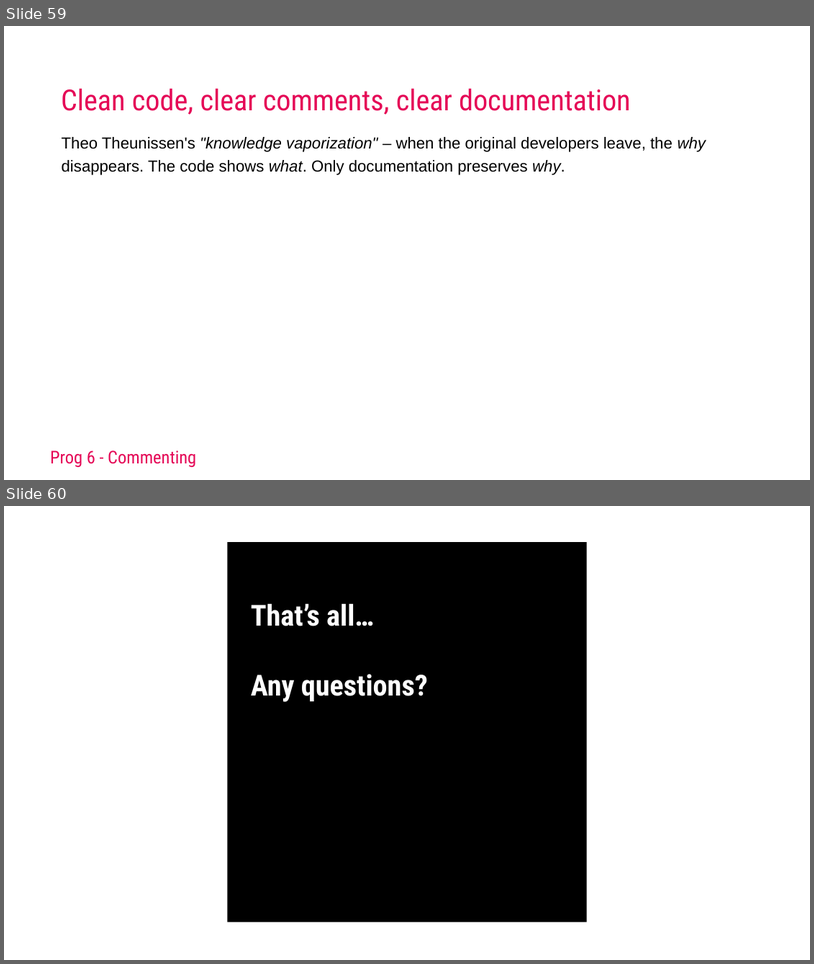
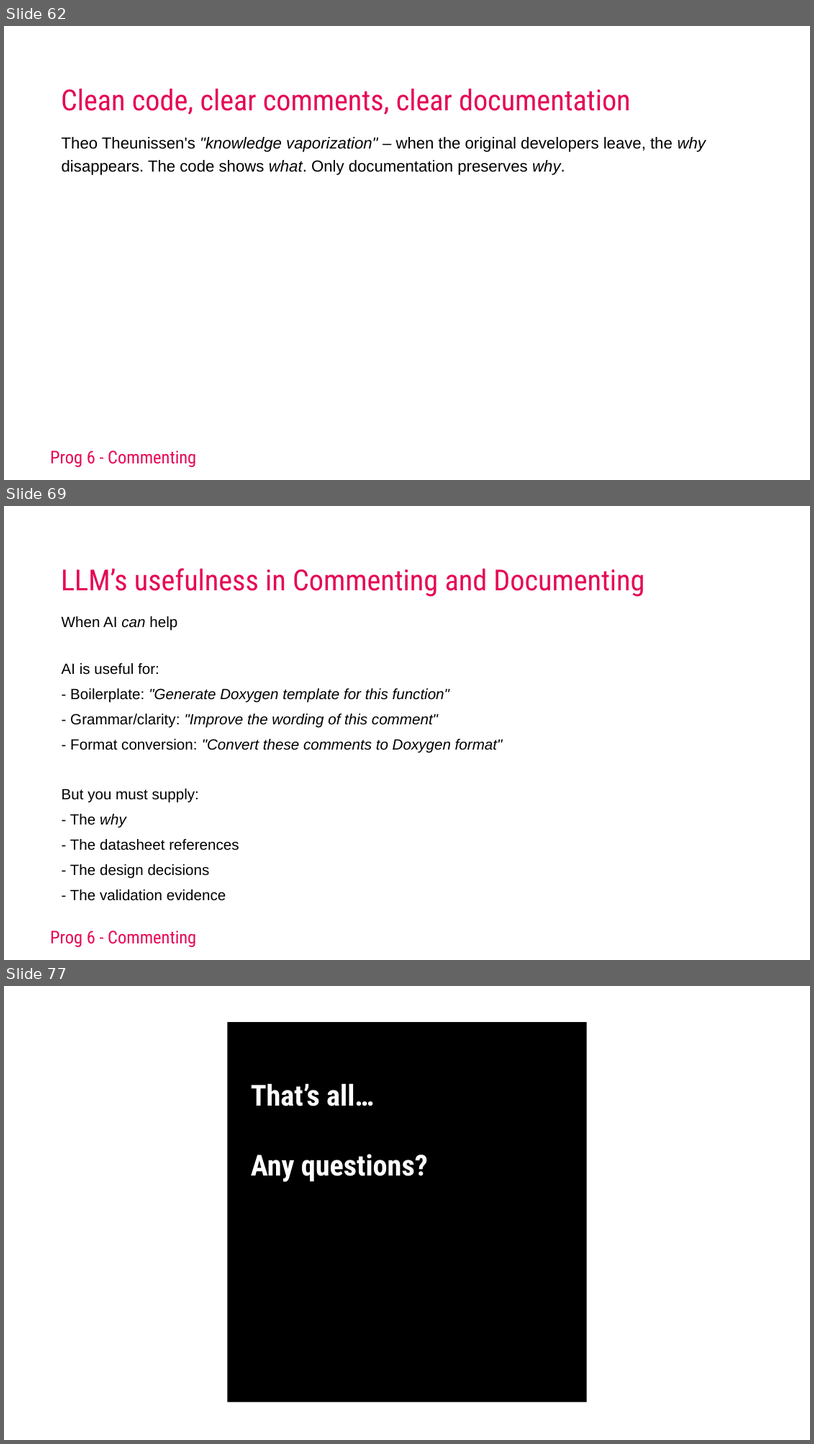
Before and after one commit to AEAEmbedded/ESE_PROG, a slide deck: Workshops/Commenting/Keynotes/Workshop Commenting 2025.pptx. Shown one above the other, each under a label of ours: slides 59 and 60 before the commit, slides 62, 69 and 77 after it; the slides between them are not shown. The pictures are 814x964 and 814x1444 pixels, drawn with LibreOffice and Linux fonts; fonts in the diff are those of the drawing; background and template pictures are left out. Boxes give left, top, right and bottom in pixels: in the first picture for what was removed or moved away, otherwise in the second. Text is boxed around its words. In the diff, an @@ line names an element or a change of style, - is before the commit and + after.

Commit message:
Enh Workshop commenting

```diff
--- a/Workshops/Commenting/Keynotes/Workshop Commenting 2025.pptx
+++ b/Workshops/Commenting/Keynotes/Workshop Commenting 2025.pptx
@@ slide 69 added at (4,506,810,960), background #FFFFFF; not listed: 1 template element that a slide beside it also shows @@
@@ title added at (61,568,645,597), 69 pt, text #E50856 @@
+LLM’s usefulness in Commenting and Documenting
@@ text added at (62,616,503,901), 35.3 pt, text #000000 @@
+When AI can help
+AI is useful for:
+- Boilerplate: "Generate Doxygen template for this function"
+- Grammar/clarity: "Improve the wording of this comment"
+- Format conversion: "Convert these comments to Doxygen format"
+But you must supply:
+- The why
+- The datasheet references
+- The design decisions
+- The validation evidence
@@ what was slide 59 is now slide 62 @@
@@ what was slide 60 is now slide 77 @@
```
Also in this commit, not shown: 16 other slides added, 10 other files.
